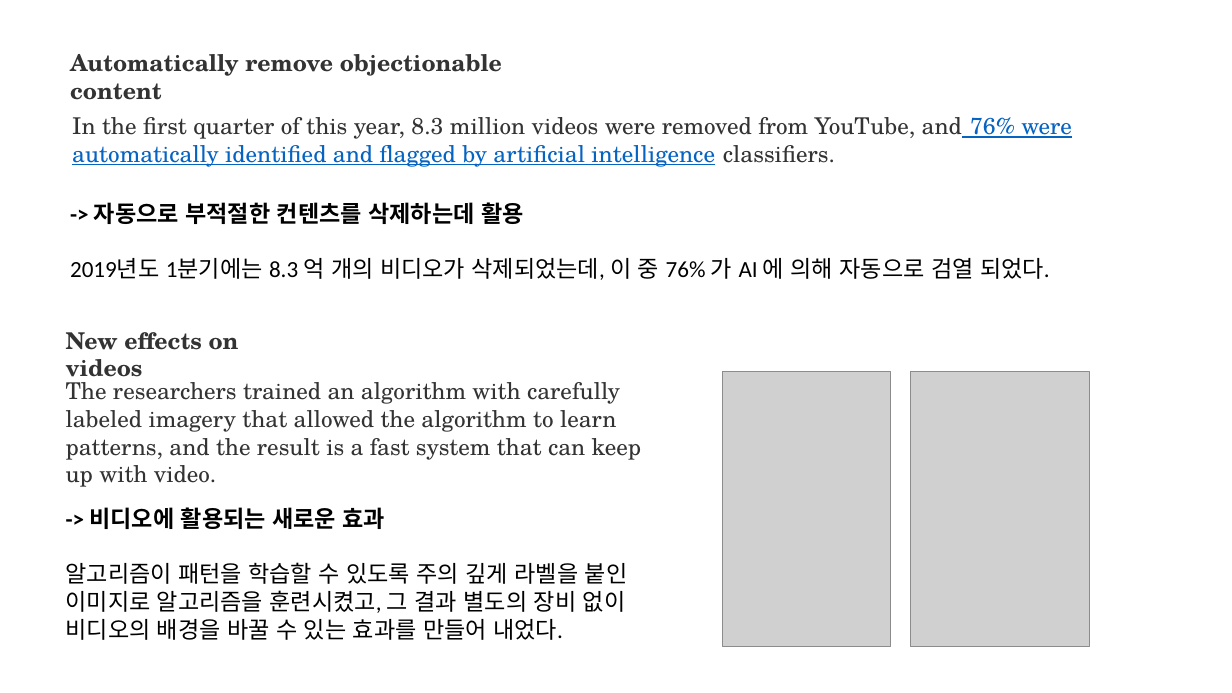
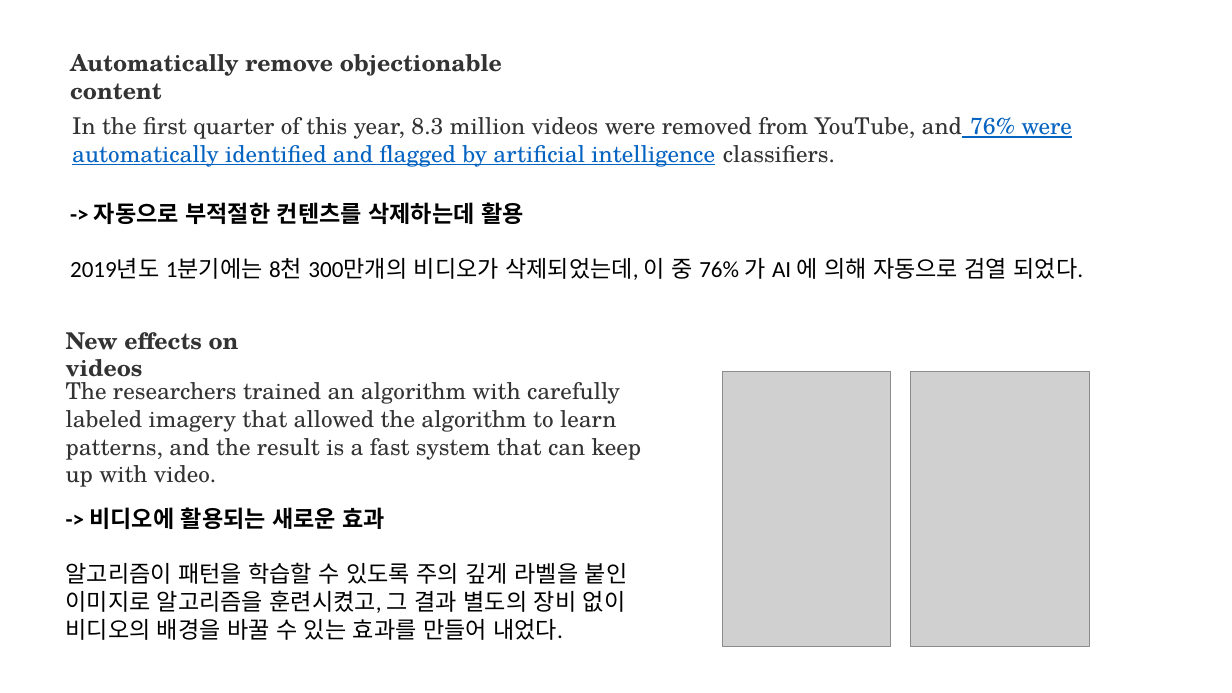
Before and after one commit to parkjungeun1013/mobileapplication-sns, a slide deck: slide 2 of AI_1주차 (20180372백성준).pptx. Drawn at 1232x693 pixels with LibreOffice and Linux fonts; fonts in the diff are those of the drawing; grey boxes stand for pictures. Boxes give left, top, right and bottom in pixels: in the first picture for what was removed or moved away, otherwise in the second. Text is boxed around its words. In the diff, an @@ line names an element or a change of style, - is before the commit and + after.

Commit message:
Change the wrong number

```diff
--- a/AI_1주차 (20180372백성준).pptx
+++ b/AI_1주차 (20180372백성준).pptx
@@ text at (70,258,1084,280): text changed @@
-2019년도 1분기에는 8.3 억 개의 비디오가 삭제되었는데, 이 중 76% 가 AI 에 의해 자동으로 검열 되었다.
+2019년도 1분기에는 8천 300만개의 비디오가 삭제되었는데, 이 중 76% 가 AI 에 의해 자동으로 검열 되었다.
```
